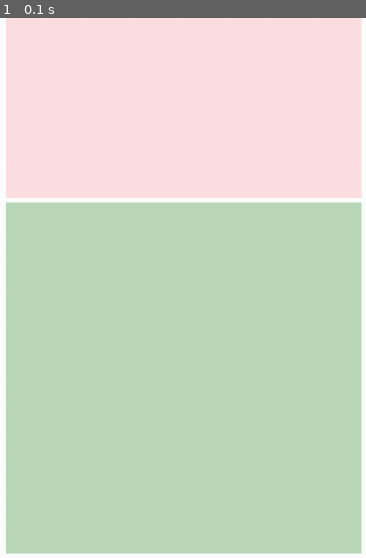
Above: before the commit, frame 1.
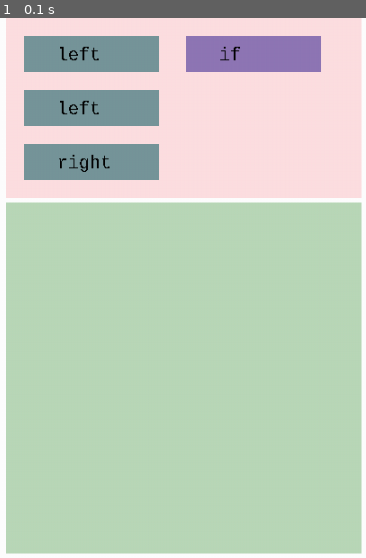
Above: after the commit, the same moment.

Repository: GraceFu/Rescoding
Game: pygame game, started from main.py
Same seed, same stepped clock (60 frames per second), same inputs: the game is played once before the commit and once after it.
Inputs:
- Up to frame 1 (0.1 s): no input

The runs differ from the first frame. In frame 1, 9.8% of the frame differs, in the area x 6-88%, y 3-30%.

Commit message:
Add files via upload

Diff:
--- a/main.py
+++ b/main.py
@@ -1,35 +1,49 @@
 import pygame
-
 
 class WindowPage:
     def __init__(self):
-        self.SAKURA_PINK = (254, 223, 225)
-        self.MINT = (186, 216, 185)
+        pygame.init()
+        pygame.font.get_fonts()
+        self.PINK = (254, 223, 225, 127)
+        self.MINT = (186, 216, 185, 127)
         self.BLUE = (119, 150, 154)
         self.PURPLE = (143, 119, 181)
+        self.BLACK = (0, 0, 0)
+
+        self.font = pygame.font.SysFont("monospace", 20)
+        self.text_forward = None
+        self.text_left = None
+        self.text_right = None
+        self.text_if = None
+
         self.SCREEN = pygame.display.set_mode((1000, 600))
         self.SCREEN.fill(pygame.Color('white'))
         pygame.display.set_caption("game")
 
+
 class GamePage(WindowPage):
     def functionBlock(self):
-        self.FORWARD = pygame.Surface((150, 40))
-        pygame.draw.rect(self.FORWARD, self.BLUE, (620, 20, 150, 40))
-        self.LEFT = pygame.Surface((150, 40))
-        pygame.draw.rect(self.LEFT, self.BLUE, (620, 80, 150, 40))
-        self.RIGHT = pygame.Surface((150, 40))
-        pygame.draw.rect(self.RIGHT, self.BLUE, (620, 140, 150, 40))
-        self.IF = pygame.Surface((150, 40))
-        pygame.draw.rect(self.IF, self.PURPLE, (800, 20, 150, 40))
-        pygame.draw.rect(self.SCREEN, self.SAKURA_PINK, (600, 0, 395, 200))
+        pygame.draw.rect(self.SCREEN, self.PINK, (600, 0, 395, 200))
         pygame.draw.rect(self.SCREEN, self.MINT, (600, 205, 395, 390))
+        pygame.draw.rect(self.SCREEN, self.BLUE, (620, 20, 150, 40))
+        pygame.draw.rect(self.SCREEN, self.BLUE, (620, 80, 150, 40))
+        pygame.draw.rect(self.SCREEN, self.BLUE, (620, 140, 150, 40))
+        pygame.draw.rect(self.SCREEN, self.PURPLE, (800, 20, 150, 40))
 
-
+        self.text_forward = self.font.render("forward", False, self.BLACK)
+        self.text_left = self.font.render("left", False, self.BLACK)
+        self.text_right = self.font.render("right", False, self.BLACK)
+        self.text_if = self.font.render("if", False, self.BLACK)
+        self.SCREEN.blit(self.text_left, (620+150//4, 20+40//4))
+        self.SCREEN.blit(self.text_left, (620+150//4, 80+40//4))
+        self.SCREEN.blit(self.text_right, (620+150//4, 140+40//4))
+        self.SCREEN.blit(self.text_if, (800+150//4, 20+40//4))
         pygame.display.update()
 
 
 if __name__ == '__main__':
-    GamePage().functionBlock()
+    GP = GamePage()
+    GP.functionBlock()
     run = True
     while run:
         for event in pygame.event.get():
